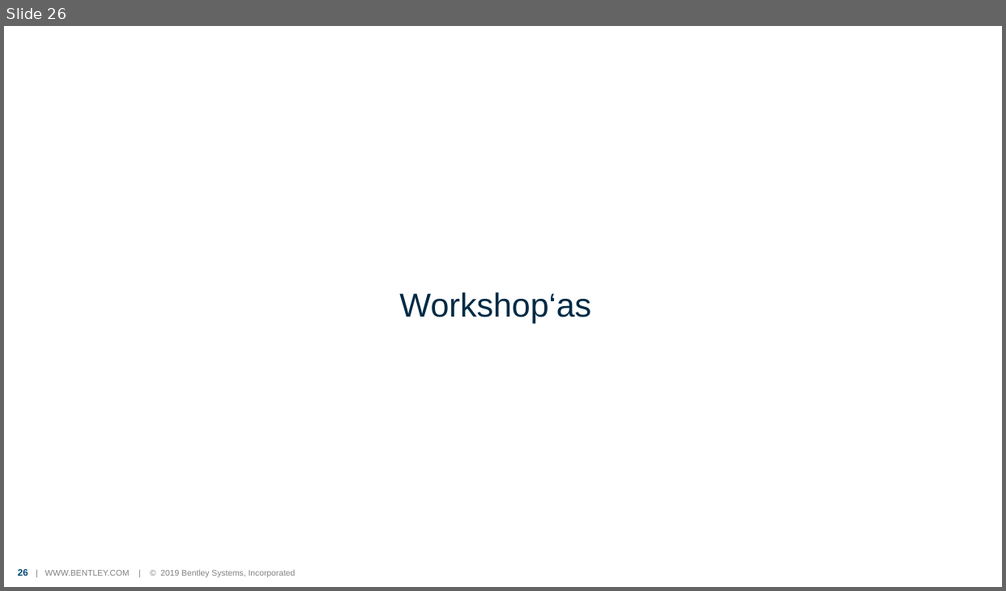
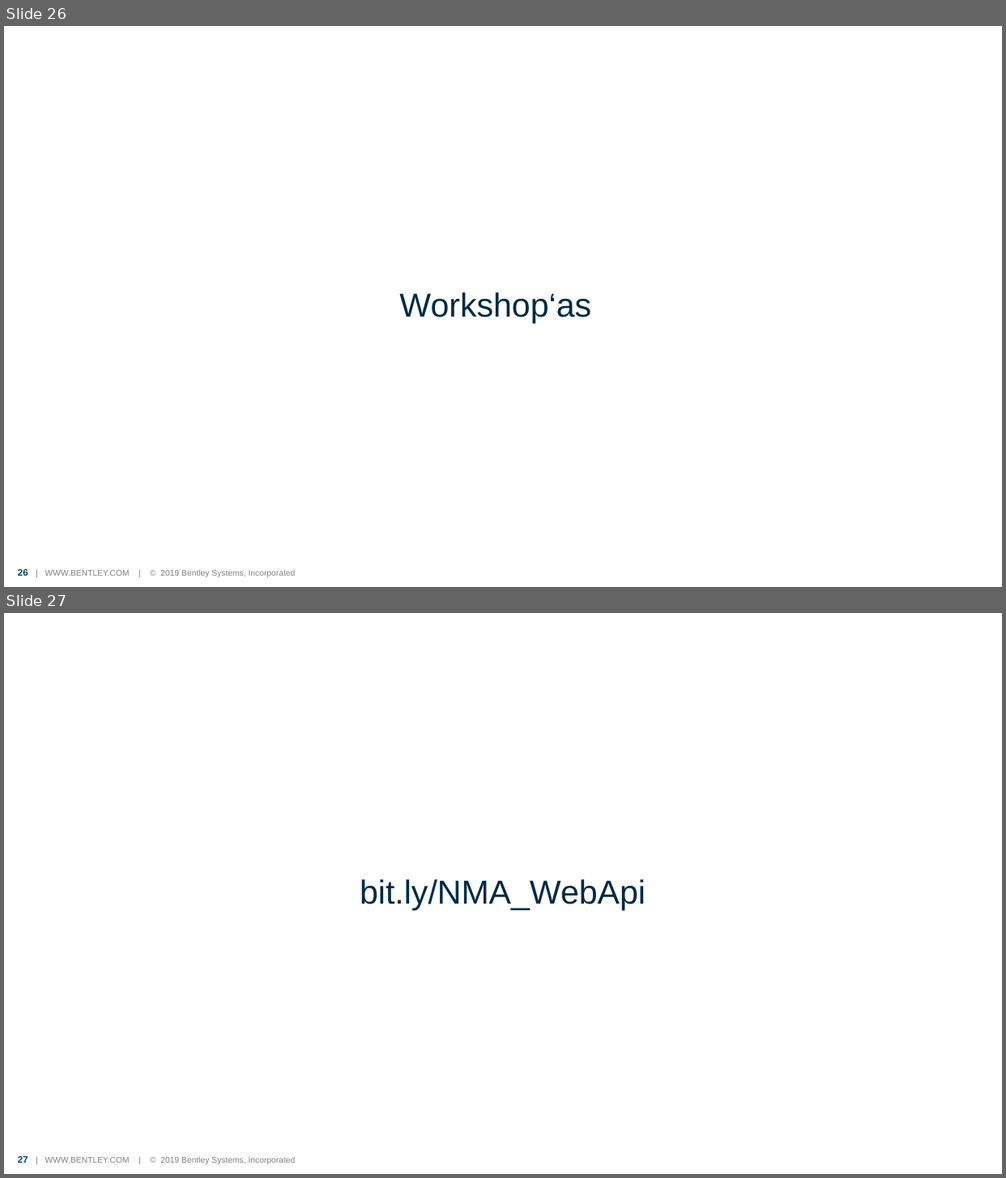
Before and after one commit to dsmailys/NMA_WebApi, a slide deck: NMA_WebApi.pptx. Shown one above the other, each under a label of ours: slide 26 before the commit, slides 26 and 27 after it. The pictures are 1006x591 and 1006x1178 pixels, drawn with LibreOffice and Linux fonts; fonts in the diff are those of the drawing; background and template pictures are left out. Boxes give left, top, right and bottom in pixels: in the first picture for what was removed or moved away, otherwise in the second. Text is boxed around its words. In the diff, an @@ line names an element or a change of style, - is before the commit and + after.

Commit message:
Updating workshop and slides

```diff
--- a/NMA_WebApi.pptx
+++ b/NMA_WebApi.pptx
@@ slide 27 added at <box>4,613,1002,1174</box>, background #FFFFFF; not listed: 1 template element that a slide beside it also shows @@
@@ title added at <box>360,879,646,911</box>, 32 pt, text #002A44 @@
+bit.ly/NMA_WebApi
```
Also in this commit, not shown: 1 other file.
